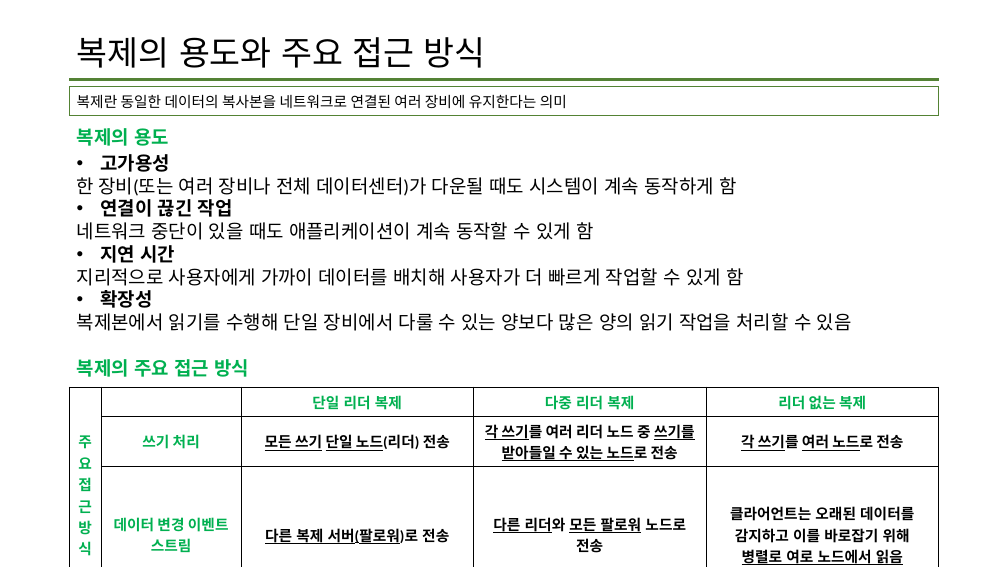
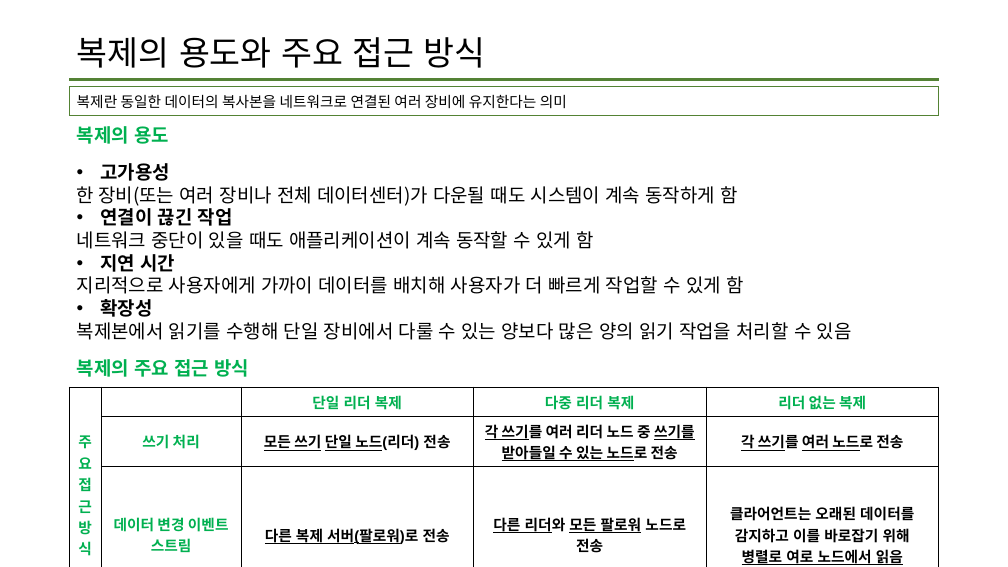
Before and after one commit to data-system-wiki/designing-data-intensive-applications, a slide deck: slide 2 of resources/chapter 5 summary.pptx. Drawn at 1008x567 pixels with LibreOffice and Linux fonts; fonts in the diff are those of the drawing. Boxes give left, top, right and bottom in pixels: in the first picture for what was removed or moved away, otherwise in the second. Text is boxed around its words. In the diff, an @@ line names an element or a change of style, - is before the commit and + after.

Commit message:
2차 업데이트

```diff
--- a/resources/chapter 5 summary.pptx
+++ b/resources/chapter 5 summary.pptx
@@ text "고가용성": place and size @@
-text "고가용성" at <box>77,154,852,331</box>
+text "고가용성" at <box>77,163,852,340</box>
@@ text "고가용성" at <box>77,163,852,340</box>: font Calibri to Noto Sans CJK KR @@
@@ table at <box>70,387,940,567</box> @@
@@ font Calibri to Arial @@
```
Also in this commit, not shown: 3 other slides changed, 9 slides added.
